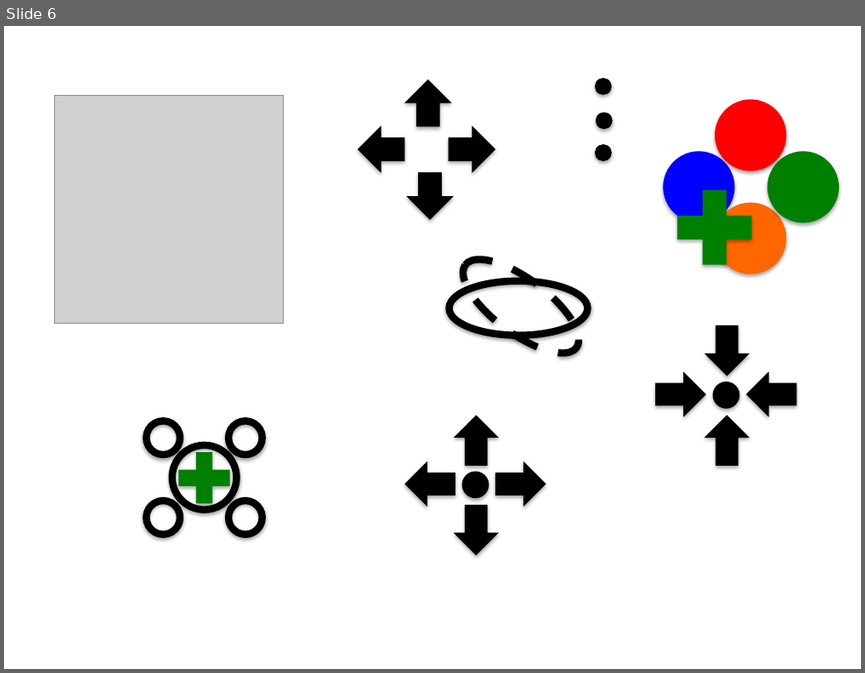
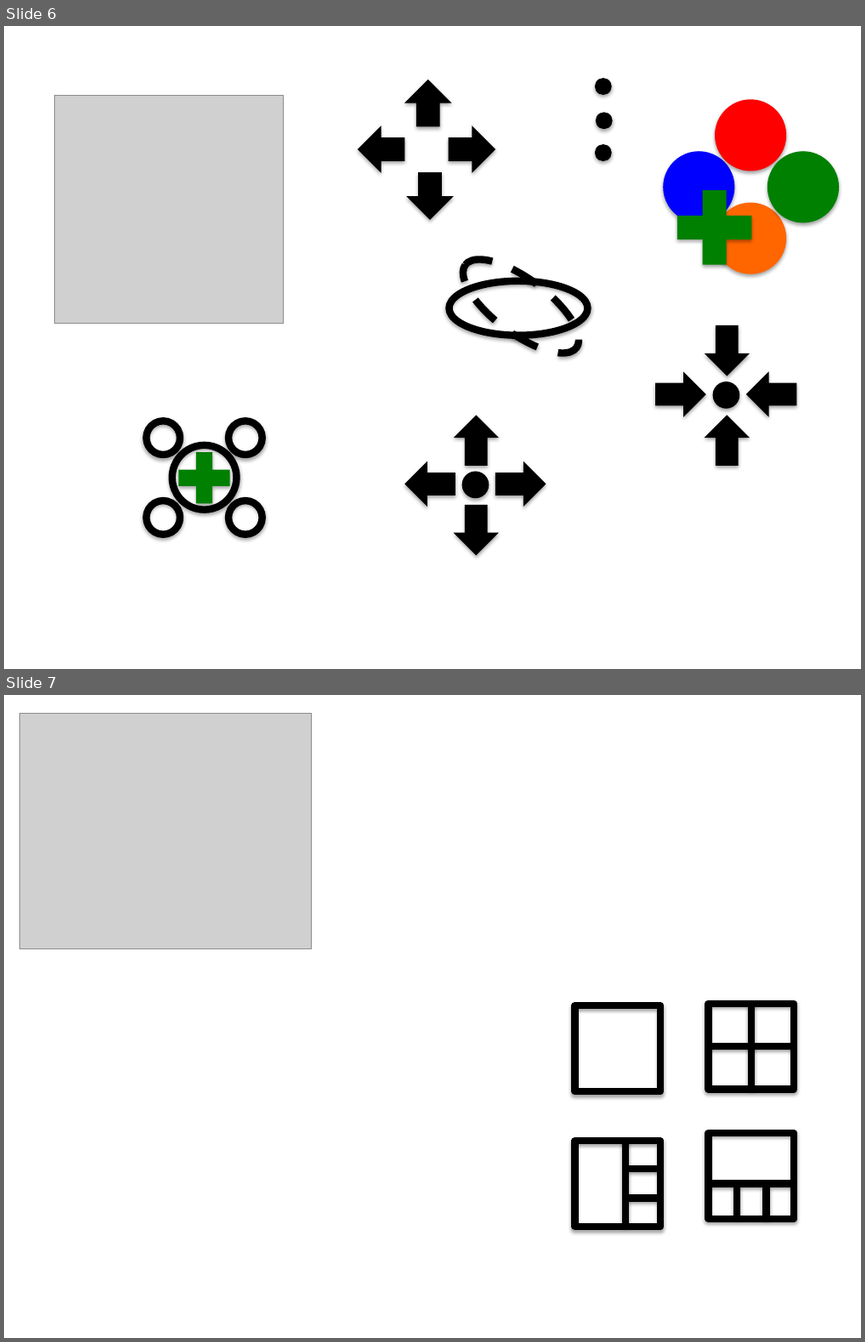
Before and after one commit to captainjtx/BrainMap, a slide deck: db/icon/dev.pptx. Shown one above the other, each under a label of ours: slide 6 before the commit, slides 6 and 7 after it. The pictures are 865x673 and 865x1342 pixels, drawn with LibreOffice and Linux fonts; fonts in the diff are those of the drawing; grey boxes stand for pictures. Boxes give left, top, right and bottom in pixels: in the first picture for what was removed or moved away, otherwise in the second. Text is boxed around its words. In the diff, an @@ line names an element or a change of style, - is before the commit and + after.

```diff
--- a/db/icon/dev.pptx
+++ b/db/icon/dev.pptx
@@ slide 7 added at [4, 695, 861, 1338], background #FFFFFF @@
@@ picture added at [20, 713, 312, 949] @@
@@ rectangle added at [574, 1005, 660, 1091], outline #000000 6 pt @@
@@ rectangle added at [709, 1004, 794, 1089], outline #000000 6 pt @@
@@ line added from (751, 1004) to (751, 1089), #000000 6 pt @@
@@ line added from (794, 1046) to (709, 1046), #000000 6 pt @@
@@ group added at [574, 1140, 660, 1226]: 3 lines, 1 rectangle @@
@@ group added at [709, 1133, 794, 1219]: 3 lines, 1 rectangle @@
```
Also in this commit, not shown: 1 slide removed, 25 other files.
